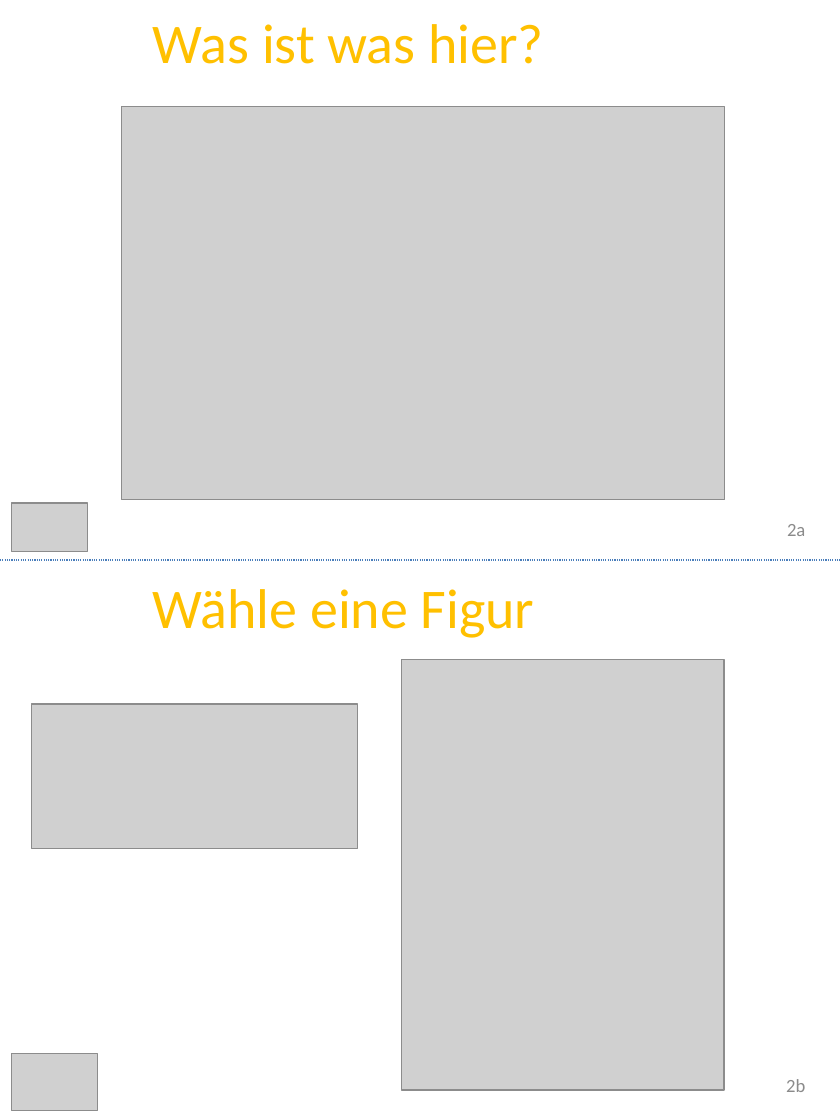
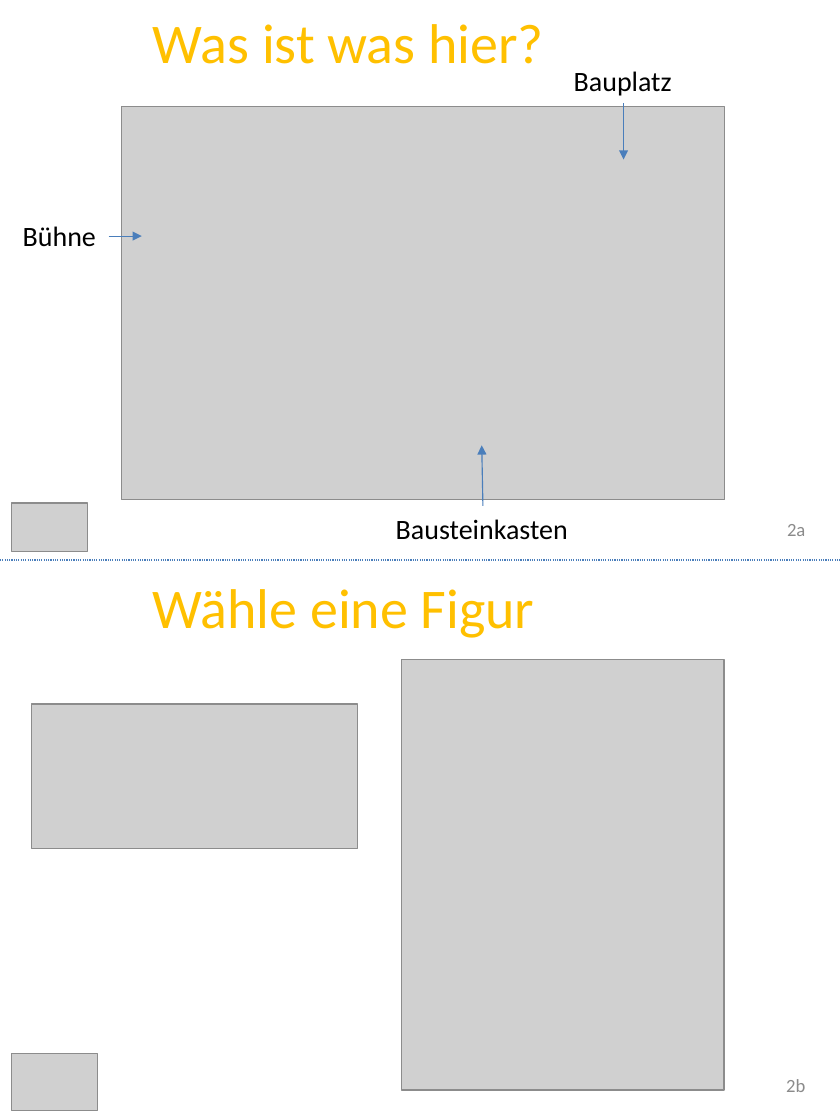
Before and after one commit to Devoxx4KidsDE/workshop-mbot, a slide deck: slide 2 of d4k Workshop mbot.pptx. Drawn at 840x1120 pixels with LibreOffice and Linux fonts; fonts in the diff are those of the drawing; grey boxes stand for pictures; background and template pictures are left out. Boxes give left, top, right and bottom in pixels: in the first picture for what was removed or moved away, otherwise in the second. Text is boxed around its words. In the diff, an @@ line names an element or a change of style, - is before the commit and + after.

```diff
--- a/d4k Workshop mbot.pptx
+++ b/d4k Workshop mbot.pptx
@@ text added at [574, 71, 672, 96], 18 pt, text #000000 @@
+Bauplatz
@@ arrow added from (624, 103) to (624, 160), #4B7EBC 0.75 pt @@
@@ text added at [23, 226, 96, 247], 18 pt, text #000000 @@
+Bühne
@@ arrow added from (109, 236) to (142, 236), #4B7EBC 0.75 pt @@
@@ arrow added from (483, 506) to (482, 446), #4B7EBC 0.75 pt @@
@@ text added at [396, 519, 568, 540], 18 pt, text #000000 @@
+Bausteinkasten
```
Also in this commit, not shown: 3 other slides changed, 1 slide added, 1 other file.
